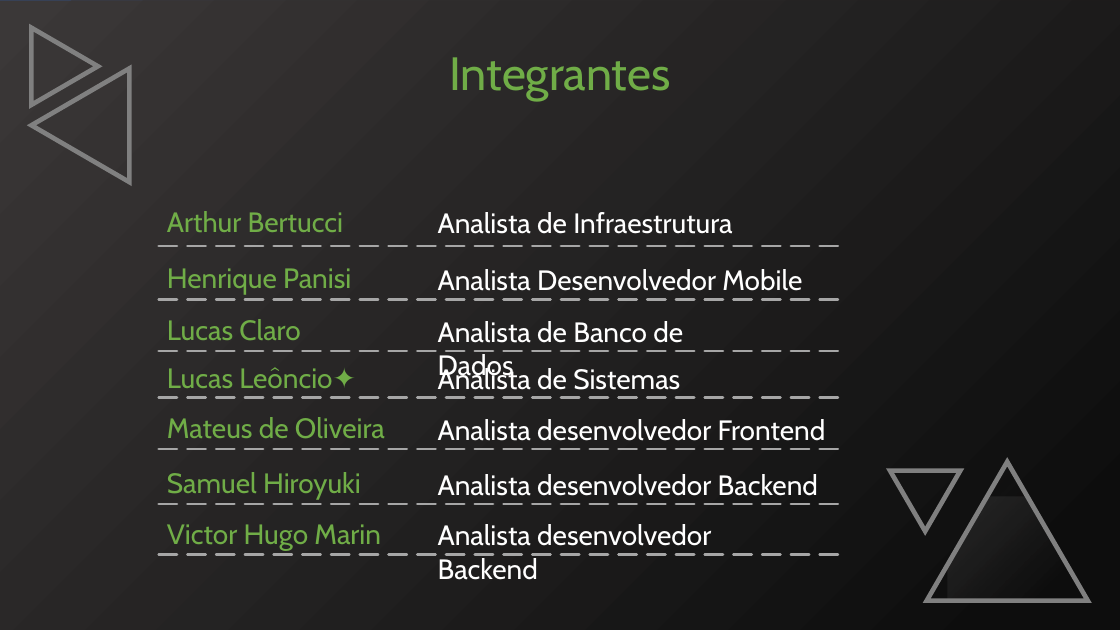
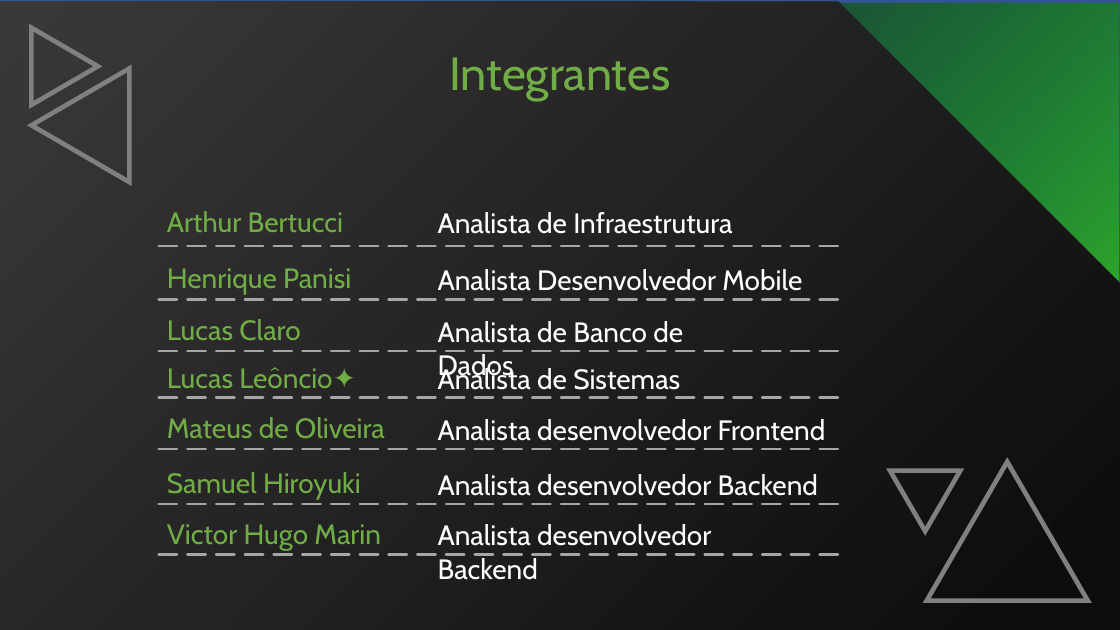
Before and after one commit to SamuelHiroyuki/Scrolls, a slide deck: slide 2 of Apresentação.pptx. Drawn at 1120x630 pixels with LibreOffice and Linux fonts; fonts in the diff are those of the drawing; grey boxes stand for pictures. Boxes give left, top, right and bottom in pixels: in the first picture for what was removed or moved away, otherwise in the second. Text is boxed around its words. In the diff, an @@ line names an element or a change of style, - is before the commit and + after.

```diff
--- a/Apresentação.pptx
+++ b/Apresentação.pptx
@@ freeform shape at [0,2,1120,630]: outline redrawn @@
@@ rectangle removed at [0,1,1120,630] @@
@@ rectangle added at [691,2,1120,383], fill gradient #37B62A to #08A35C, outline #325491 1 pt @@
@@ picture removed at [947,497,1067,617] @@
```
Also in this commit, not shown: 10 other slides changed, 19 slides added, 5 slides removed.
